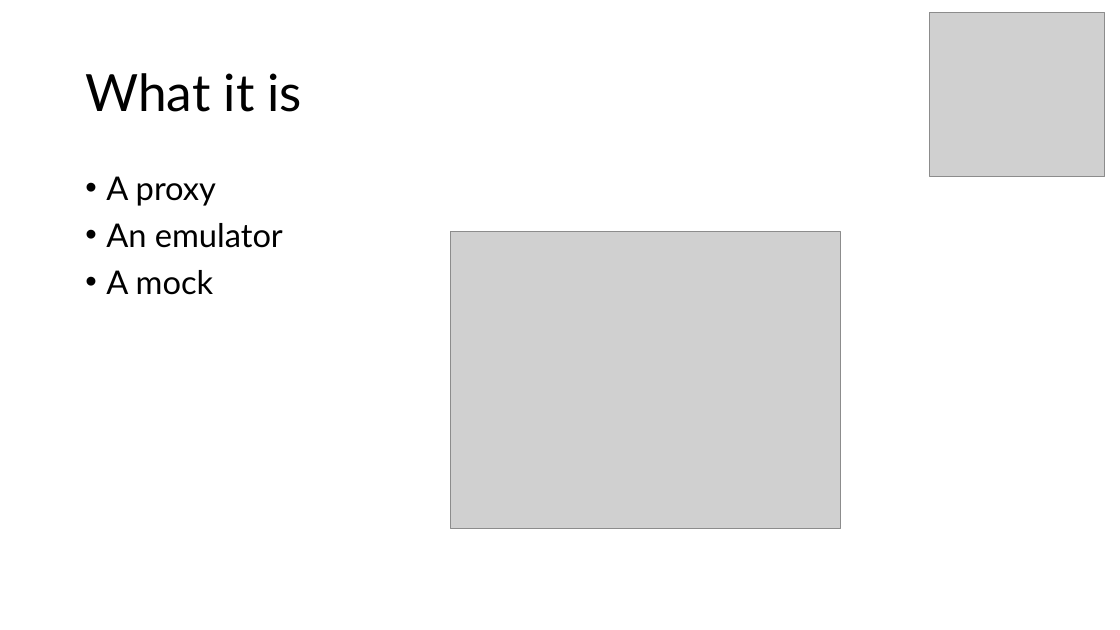
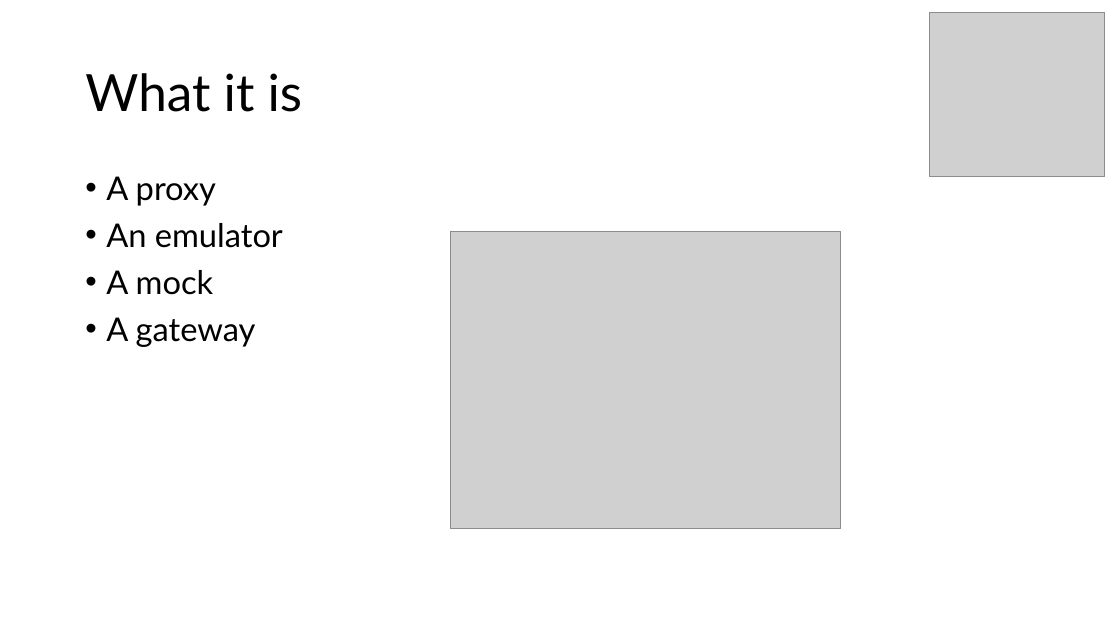
Before and after one commit to kendarorg/the-protocol-master-samples, a slide deck: slide 3 of The Protocol Master.pptx. Drawn at 1120x630 pixels with LibreOffice and Linux fonts; fonts in the diff are those of the drawing; grey boxes stand for pictures. Boxes give left, top, right and bottom in pixels: in the first picture for what was removed or moved away, otherwise in the second. Text is boxed around its words. In the diff, an @@ line names an element or a change of style, - is before the commit and + after.

```diff
--- a/The Protocol Master.pptx
+++ b/The Protocol Master.pptx
@@ text at [106, 317, 256, 347]: paragraph added @@
+• A gateway
```
Also in this commit, not shown: 5 other slides changed.
